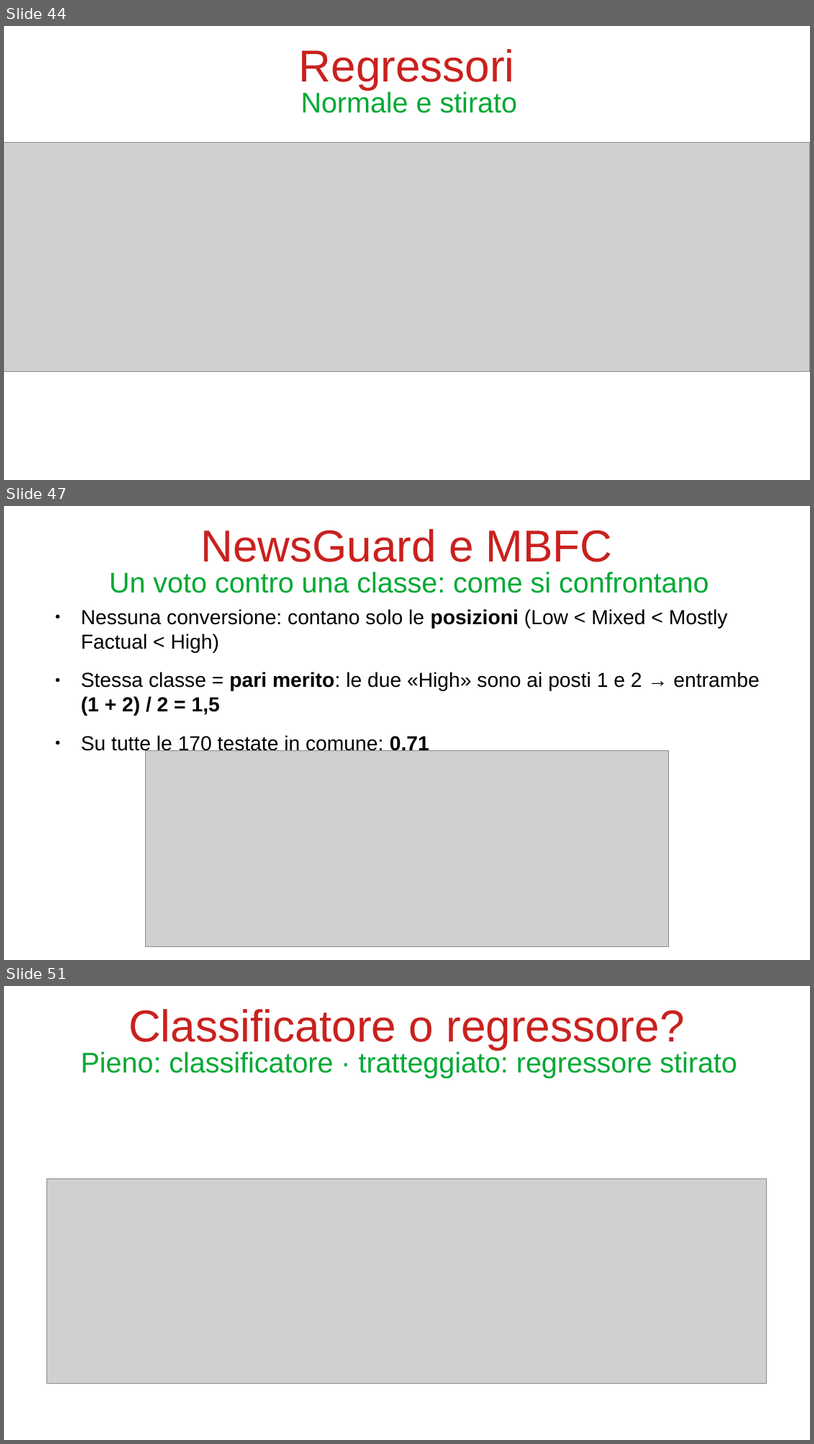
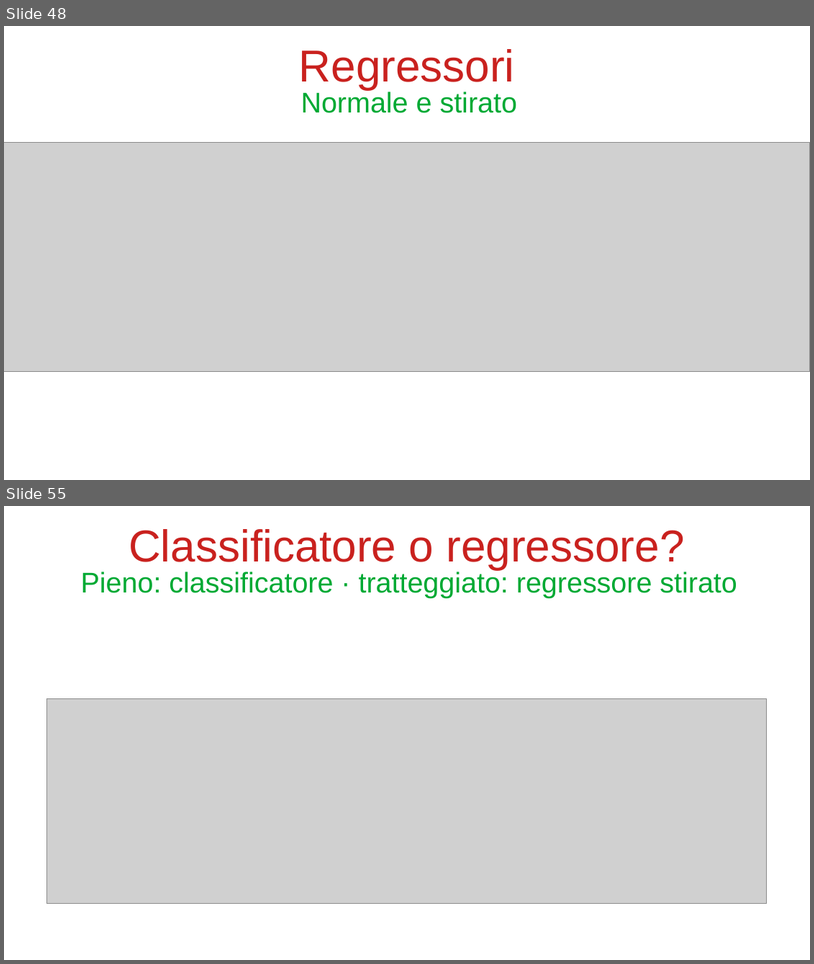
Before and after one commit to bianchi-john/PublisherClassification, a slide deck: Presentazioni/Stato finale/FinalState.odp. Shown one above the other, each under a label of ours: slides 44, 47 and 51 before the commit, slides 48 and 55 after it; the slides between them are not shown. The pictures are 814x1444 and 814x964 pixels, drawn with LibreOffice and Linux fonts; fonts in the diff are those of the drawing; grey boxes stand for pictures. Boxes give left, top, right and bottom in pixels: in the first picture for what was removed or moved away, otherwise in the second. Text is boxed around its words. In the diff, an @@ line names an element or a change of style, - is before the commit and + after.

```diff
--- a/Presentazioni/Stato finale/FinalState.odp
+++ b/Presentazioni/Stato finale/FinalState.odp
@@ slide 47 removed at (x1=4, y1=506, x2=810, y2=960), background #FFFFFF @@
@@ title removed at (x1=201, y1=529, x2=613, y2=562) @@
-NewsGuard e MBFC
@@ title removed at (x1=109, y1=572, x2=709, y2=593) @@
-Un voto contro una classe: come si confrontano
@@ text removed at (x1=81, y1=609, x2=759, y2=754) @@
-● Nessuna conversione: contano solo le posizioni (Low < Mixed < Mostly Factual < High)
-● Stessa classe = pari merito: le due «High» sono ai posti 1 e 2 → entrambe (1 + 2) / 2 = 1,5
-● Su tutte le 170 testate in comune: 0,71
@@ picture removed at (x1=146, y1=751, x2=669, y2=947) @@
@@ what was slide 44 is now slide 48 @@
@@ what was slide 51 is now slide 55 @@
```
Also in this commit, not shown: 3 slides changed, 7 slides added, 2 other slides removed, 20 other files.
